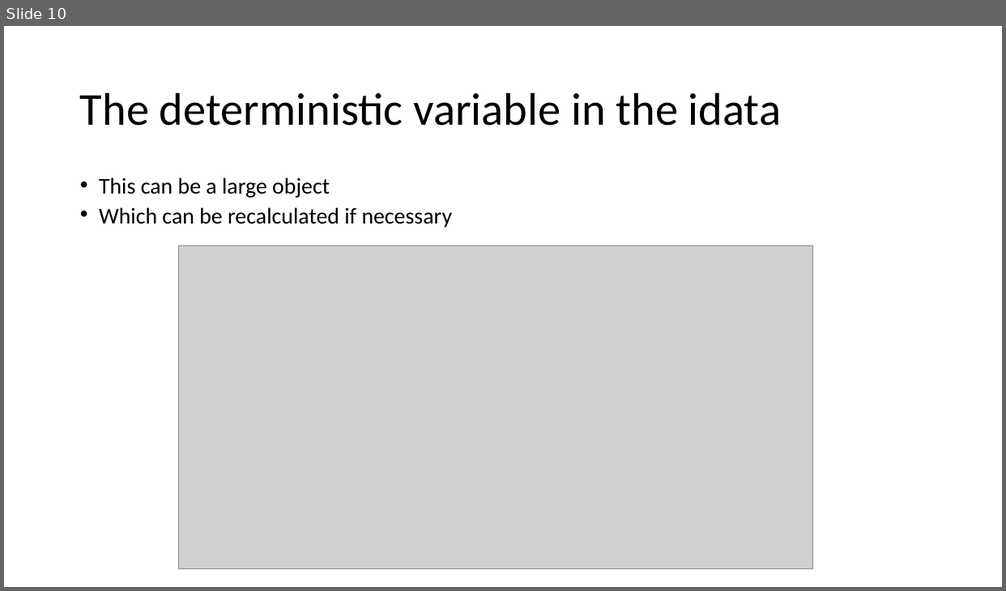
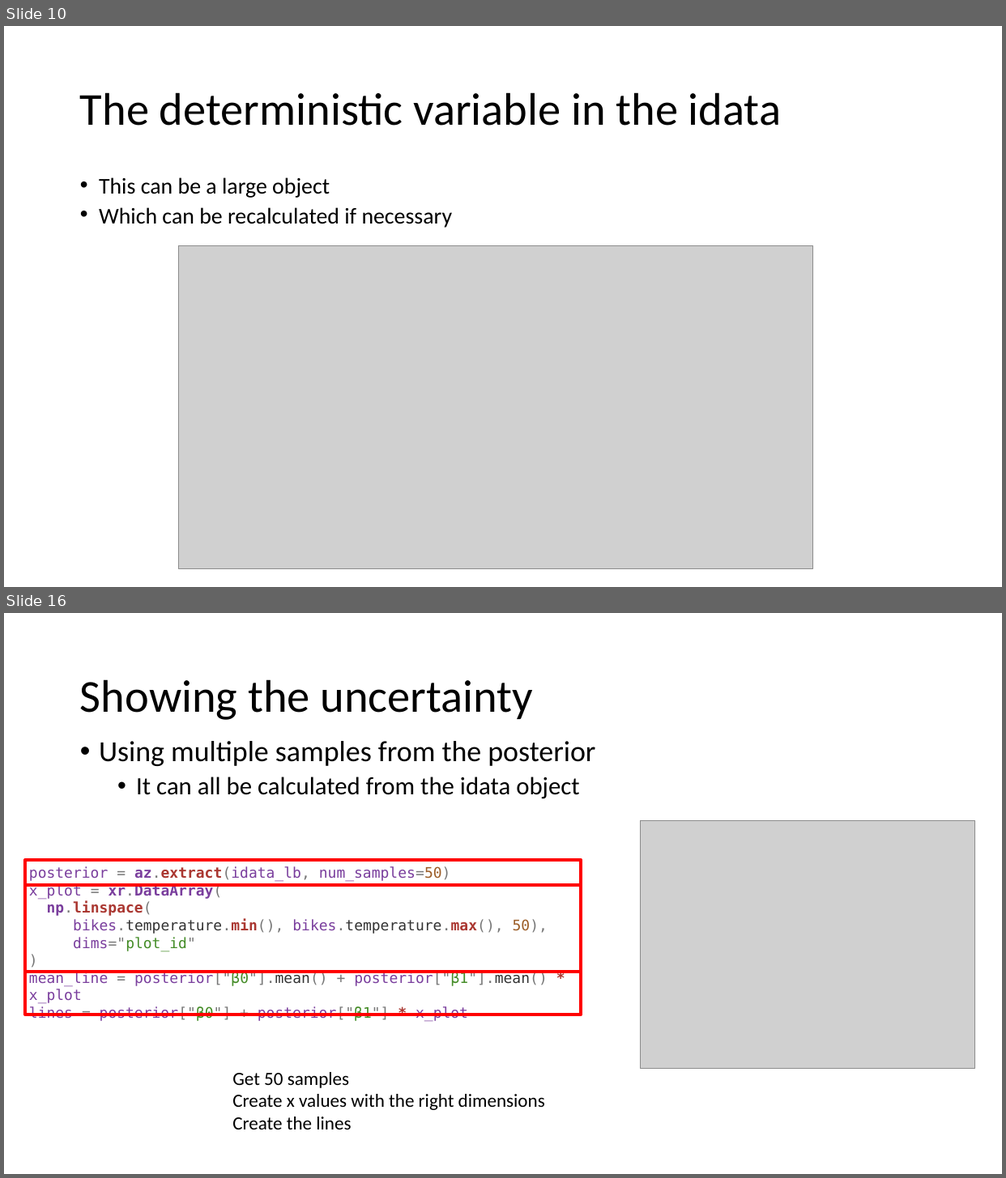
Before and after one commit to opherdonchin/StatisticalComputationAndAnalysis, a slide deck: Lectures/Lecture 6 Linear models.pptx. Shown one above the other, each under a label of ours: slide 10 before the commit, slides 10 and 16 after it; the slides between them are not shown. The pictures are 1006x591 and 1006x1178 pixels, drawn with LibreOffice and Linux fonts; fonts in the diff are those of the drawing; grey boxes stand for pictures. Boxes give left, top, right and bottom in pixels: in the first picture for what was removed or moved away, otherwise in the second. Text is boxed around its words. In the diff, an @@ line names an element or a change of style, - is before the commit and + after.

```diff
--- a/Lectures/Lecture 6 Linear models.pptx
+++ b/Lectures/Lecture 6 Linear models.pptx
@@ slide 16 added at [4,613,1002,1174], background #FFFFFF @@
@@ title added at [80,679,534,720], 44 pt, text #000000 @@
+Showing the uncertainty
@@ text added at [99,741,595,799], 24 pt, text #000000 @@
+• Using multiple samples from the posterior
+  • It can all be calculated from the idata object
@@ picture added at [641,821,974,1069] @@
@@ rectangle added at [25,860,582,884], outline #FF0000 3 pt @@
@@ text added at [29,867,548,1021], 14 pt, text #7A3E9D @@
+posterior = az.extract(idata_lb, num_samples=50)
+x_plot = xr.DataArray(
+np.linspace(
+bikes.temperature.min(), bikes.temperature.max(), 50),
+dims="plot_id"
+)
+mean_line = posterior["β0"].mean() + posterior["β1"].mean() * x_plot
+lines = posterior["β0"] + posterior["β1"] * x_plot
@@ rectangle added at [25,884,582,972], outline #FF0000 3 pt @@
@@ rectangle added at [25,973,582,1015], outline #FF0000 3 pt @@
@@ text added at [232,1072,545,1130], 18 pt, text #000000 @@
+Get 50 samples
+Create x values with the right dimensions
+Create the lines
```
Also in this commit, not shown: 2 slides changed, 9 other slides added, 3 other files.
